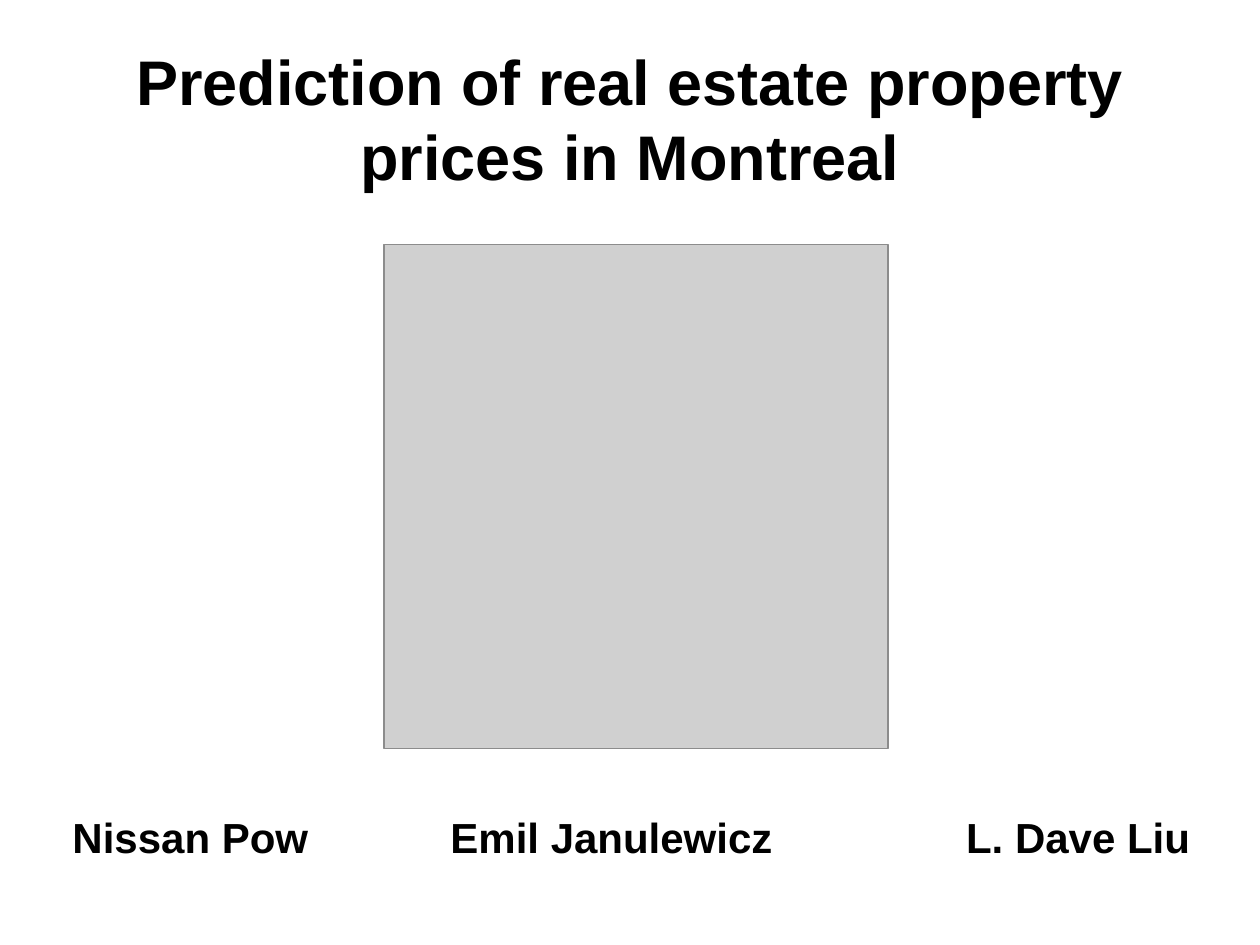
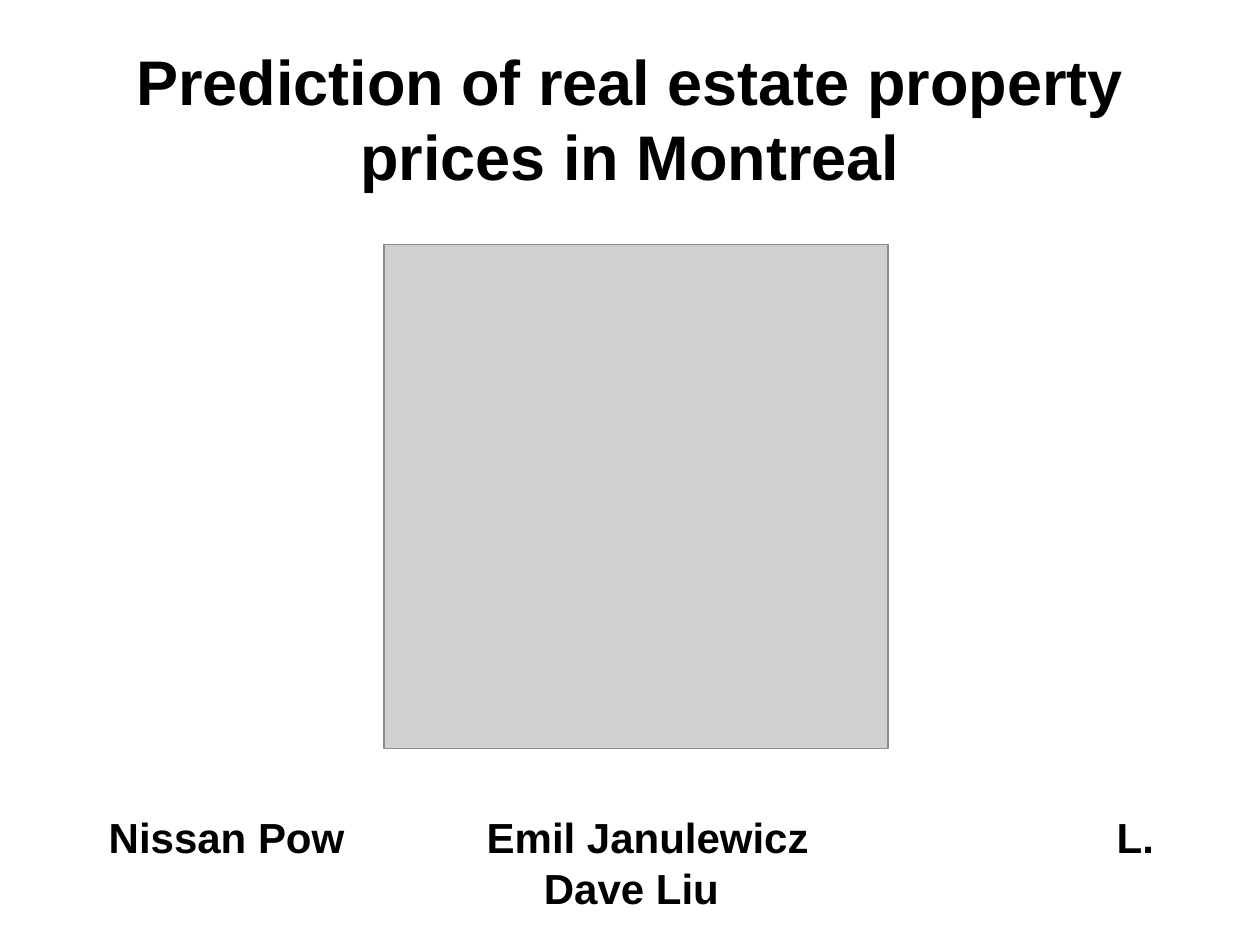
Before and after one commit to npow/centris, a slide deck: slide 1 of presentation/DaveNissanEmil2014MachineLearning.pptx. Drawn at 1260x945 pixels with LibreOffice and Linux fonts; fonts in the diff are those of the drawing; grey boxes stand for pictures. Boxes give left, top, right and bottom in pixels: in the first picture for what was removed or moved away, otherwise in the second. Text is boxed around its words. In the diff, an @@ line names an element or a change of style, - is before the commit and + after.

```diff
--- a/presentation/DaveNissanEmil2014MachineLearning.pptx
+++ b/presentation/DaveNissanEmil2014MachineLearning.pptx
@@ text "Nissan Pow Emil Janulewicz L. ..." rewrapped from bbox=[72, 822, 1190, 854] to bbox=[109, 822, 809, 905] @@
```
Also in this commit, not shown: 5 other slides changed, 1 other file.
